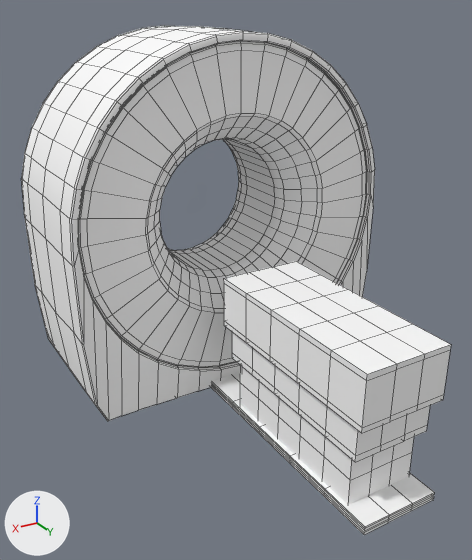
Two versions of the OBJ model senior_project_vr/senior-project-vr/3d model/CT Simulation/CT Simulation_1.obj, one commit apart.
Camera for both pictures: a 50 mm lens placed at (19.4, 21.7, 22.9), pointed at (1.9, -7.5, 8.4). The axes (+X, +Y, +Z) are drawn at lower left. The lights are the same throughout. The picture after the commit comes second. Mesh edges are drawn as thin lines. Where no turn or scale is listed for an object, it has been applied to the vertices.

Script lines for the objects in view, before the commit:
```python
me_ct_simulation_1 = bpy.data.meshes.new('CT Simulation_1')
me_ct_simulation_1.from_pydata(...)  # 1752 vertices, 1744 faces; spans x -10.4..10.4, y -19.7..4.7, z -0.1..21.5
me_ct_simulation_1.materials.append(mat_lambert6sg)  # white #fdfdfd
ob_ct_simulation_1 = bpy.data.objects.new('CT Simulation_1', me_ct_simulation_1)
ob_ct_simulation_1.location = (0.0, 0.0, 0.0)
```
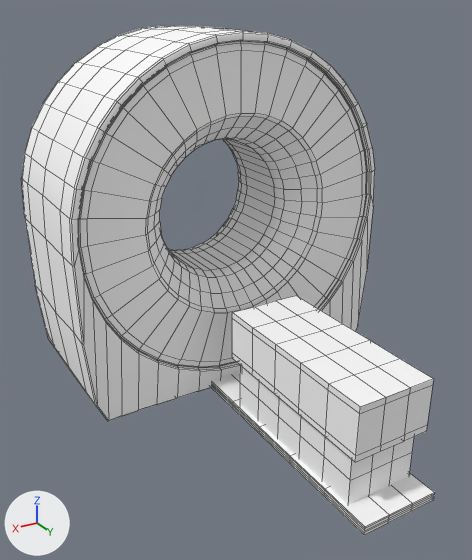
The newer file is also rescaled (x0.1) as a whole; pictures and numbers use the older file's frame.

What differs and where, as boxes [x1, y1, x2, y2] in the pictures (472 x 560 px):
'CT Simulation_1', reshaped
    before: [22, 26, 451, 535]
    after: [22, 26, 434, 535]
part 1 of me_ct_simulation_1, deleted
    before: [224, 261, 451, 433]

Diff of the bpy script that builds the scene:
```diff
--- a/senior_project_vr/senior-project-vr/3d model/CT Simulation/CT Simulation_1.obj.py
+++ b/senior_project_vr/senior-project-vr/3d model/CT Simulation/CT Simulation_1.obj.py
@@ me_ct_simulation_1 @@
 # used by ob_ct_simulation_1; location = (0.0, 0.0, 0.0)
-me_ct_simulation_1.from_pydata(...)  # 1752 vertices, 1744 faces; spans x -10.4..10.4, y -19.7..4.7, z -0.1..21.5
+me_ct_simulation_1.from_pydata(...)  # 1672 vertices, 1666 faces; spans x -10.4..10.4, y -19.7..4.7, z -0.1..21.5
+# me_ct_simulation_1 part 1: the loose piece of 80 vertices spanning x -2.5..2.5, y -7.8..4.2, z 5.5..8.5 is deleted
 me_ct_simulation_1.materials.append(mat_lambert6sg)
```
